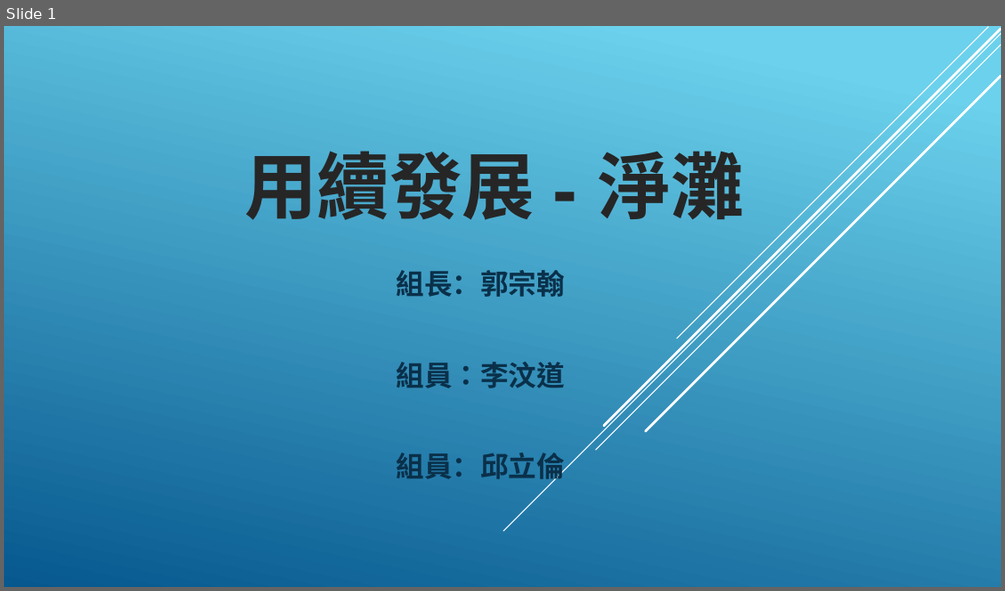
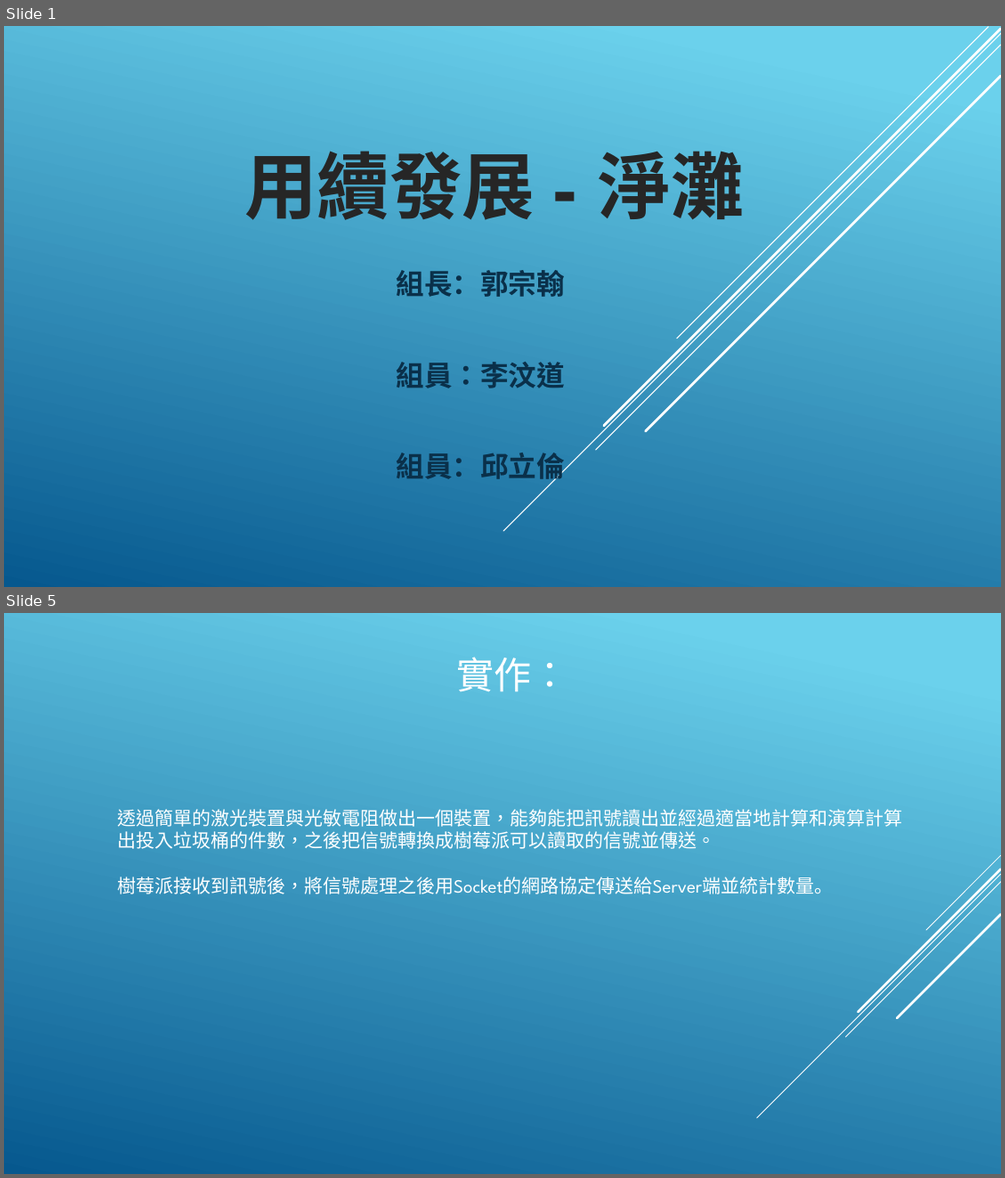
Before and after one commit to DennySORA/Environmental_Sustainability_Partition_Hackathon_2018, a slide deck: doc/永續發展 - 淨灘.pptx. Shown one above the other, each under a label of ours: slide 1 before the commit, slides 1 and 5 after it; the slides between them are not shown. The pictures are 1005x591 and 1005x1178 pixels, drawn with LibreOffice and Linux fonts; fonts in the diff are those of the drawing; background and template pictures are left out. Boxes give left, top, right and bottom in pixels: in the first picture for what was removed or moved away, otherwise in the second. Text is boxed around its words. In the diff, an @@ line names an element or a change of style, - is before the commit and + after.

```diff
--- a/doc/永續發展 - 淨灘.pptx
+++ b/doc/永續發展 - 淨灘.pptx
@@ slide 5 added at <box>4,613,1001,1174</box>, background gradient #6ED2EB to #06588E @@
@@ title added at <box>457,657,569,692</box>, 36 pt, text #FFFFFF @@
+實作：
@@ text added at <box>117,809,902,894</box>, 18 pt, text #FFFFFF @@
+透過簡單的激光裝置與光敏電阻做出一個裝置，能夠能把訊號讀出並經過適當地計算和演算計算出投入垃圾桶的件數，之後把信號轉換成樹莓派可以讀取的信號並傳送。
+樹莓派接收到訊號後，將信號處理之後用Socket的網路協定傳送給Server端並統計數量。
@@ group added at <box>757,855,1001,1118</box>: 5 lines @@
```
Also in this commit, not shown: 3 slides changed, 2 other slides added, 2 slides removed, 1 other file.
